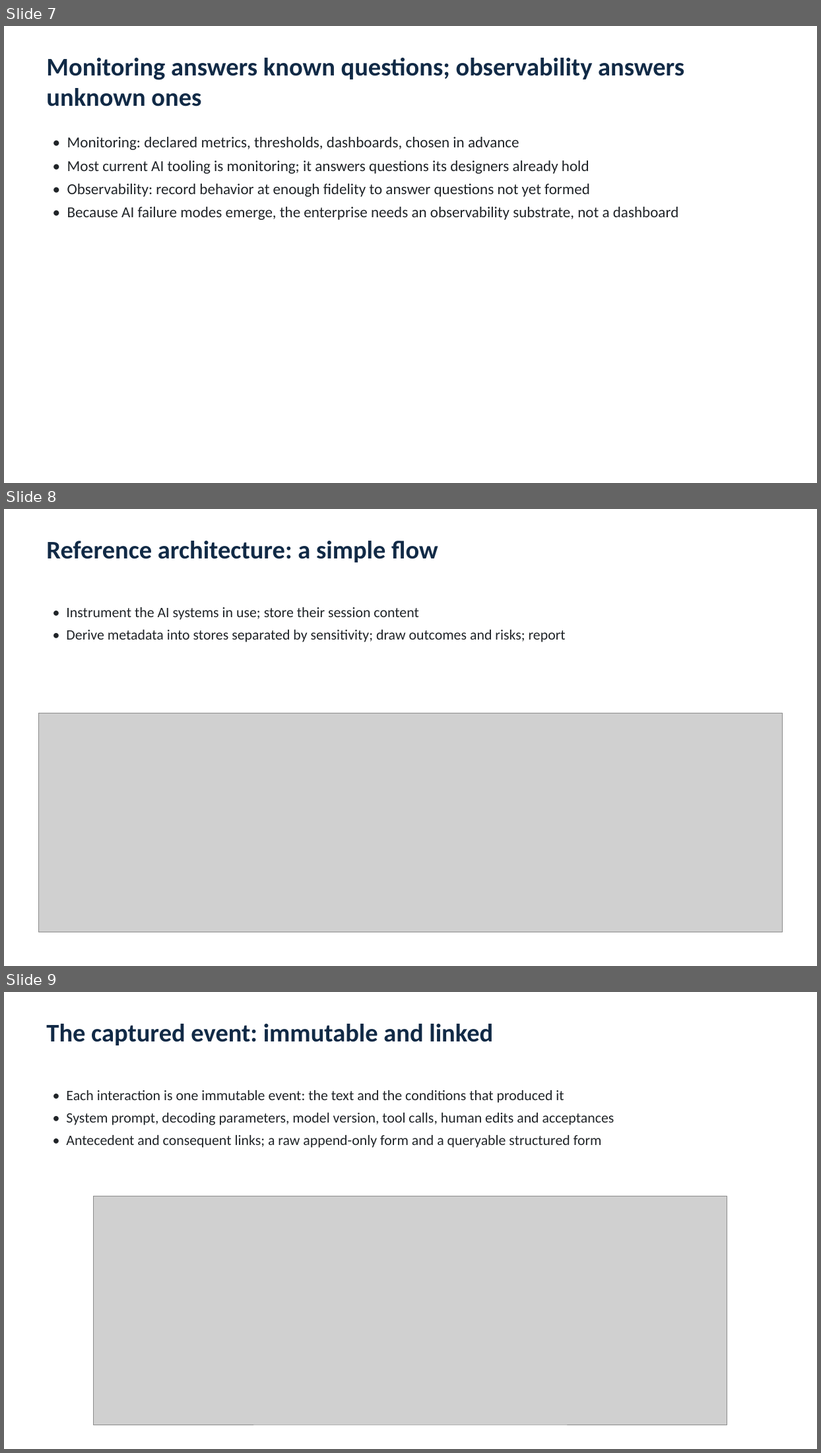
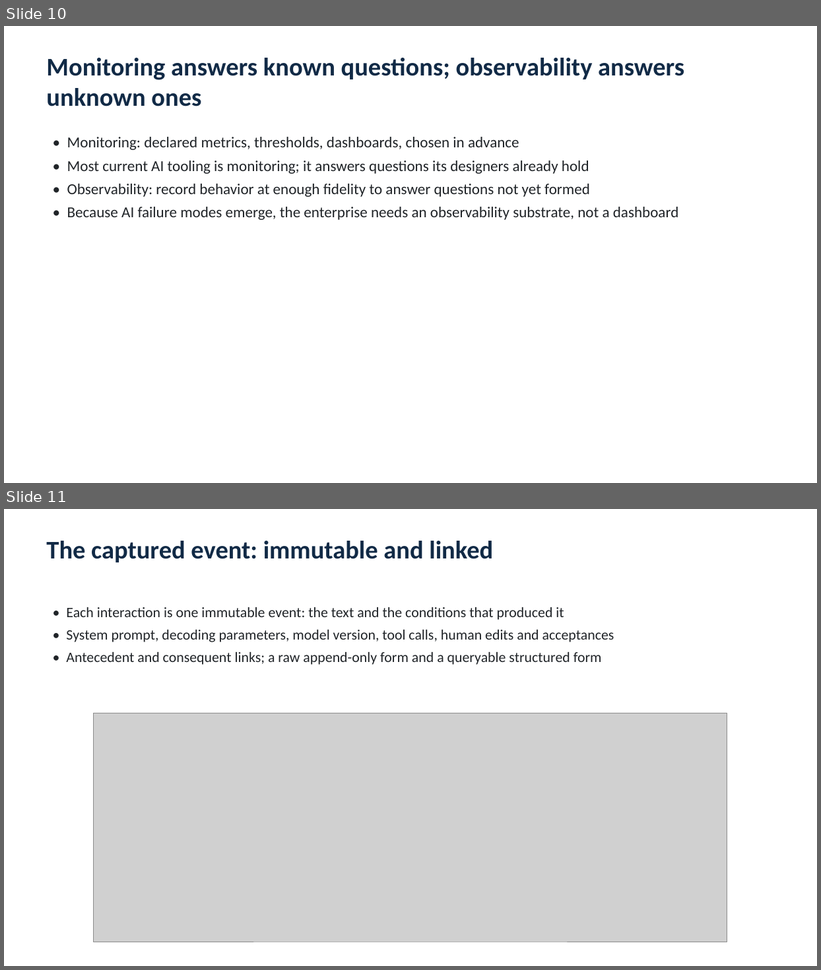
Before and after one commit to yj07538Johnny/Johnny_AI_ML_LLM_experiments_2024, a slide deck: papers/ai-metadata-session-data-repository/AI_Metadata_Repository_Briefing.pptx. Shown one above the other, each under a label of ours: slides 7, 8 and 9 before the commit, slides 10 and 11 after it. The pictures are 821x1453 and 821x970 pixels, drawn with LibreOffice and Linux fonts; fonts in the diff are those of the drawing; grey boxes stand for pictures. Boxes give left, top, right and bottom in pixels: in the first picture for what was removed or moved away, otherwise in the second. Text is boxed around its words. In the diff, an @@ line names an element or a change of style, - is before the commit and + after.

```diff
--- a/papers/ai-metadata-session-data-repository/AI_Metadata_Repository_Briefing.pptx
+++ b/papers/ai-metadata-session-data-repository/AI_Metadata_Repository_Briefing.pptx
@@ slide 8 removed at [4,509,817,966], background #FFFFFF @@
@@ text removed at [46,541,438,562] @@
-Reference architecture: a simple flow
@@ text removed at [66,607,566,642] @@
-• Instrument the AI systems in use; store their session content
-• Derive metadata into stores separated by sensitivity; draw outcomes and risks; report
@@ picture removed at [39,714,783,933] @@
@@ what was slide 7 is now slide 10 @@
@@ what was slide 9 is now slide 11 @@
```
Also in this commit, not shown: 2 slides changed, 4 slides added, 1 other file.
